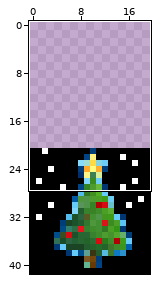
Two versions of one pixel-art sprite, src/test/resources/images/christmas-scenes/03_glitter/frame_001.png. The picture above shows the old version from afar; the outline marks the close-up.
Close-up. Old version:
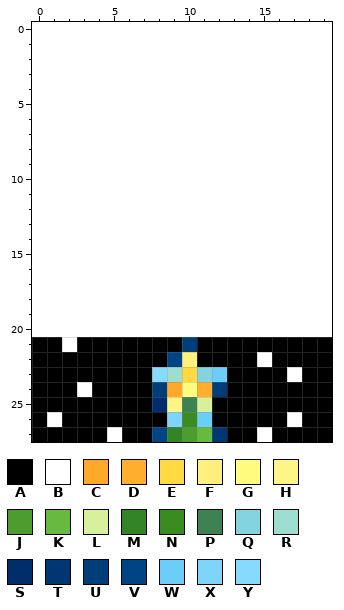
The file is 20x21 pixels. Colours within 5 levels of each other are drawn and written as one. Shown: x 0..19, y 0..27. The old version is drawn lined up with the new one, on the new canvas.
Palette (. is transparent): A #000000  B #ffffff  C #ffa829  D #ffae2d  E #ffda43  F #fff07e  G #fffc80  H #fff486  J #4c9c30  K #67ba3f  L #d8f09c  M #338427  N #3a8c21  P #3e8254  Q #83d3e0  R #9eded0  S #002e6b  T #003672  U #003e7a  V #004486  W #6ccdf9  X #7ed5f9  Y #86dafb
Pixels before, first column x 0:
21 AABAAAAAAAUAAAAAAAAA
22 AAAAAAAAAVFAAAABAAAA
23 AAAAAAAAYREQWAAAABAA
24 AAABAAAAUCGDUAAAAAAA
25 AAAAAAAASHPLAAAAAAAA
26 ABAAAAAAAXNWAAAAABAA
27 AAAAABAAVMJKTAABAAAA
The result:
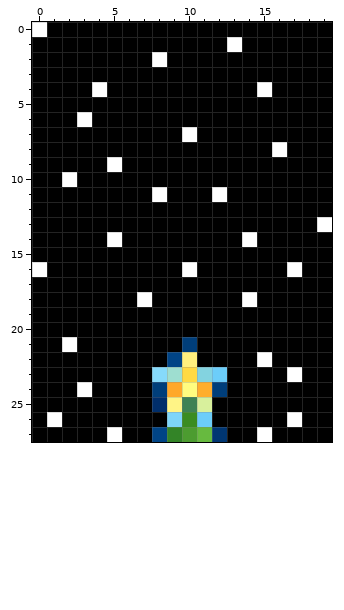
The edit:
canvas 20x21 -> 20x42, the old top-left corner now at 0,21
Changed rows in their new state; - is an unchanged pixel.
first column x 0:
 0 BAAAAAAAAAAAAAAAAAAA
 1 AAAAAAAAAAAAABAAAAAA
 2 AAAAAAAABAAAAAAAAAAA
 3 AAAAAAAAAAAAAAAAAAAA
 4 AAAABAAAAAAAAAABAAAA
 5 AAAAAAAAAAAAAAAAAAAA
 6 AAABAAAAAAAAAAAAAAAA
 7 AAAAAAAAAABAAAAAAAAA
 8 AAAAAAAAAAAAAAAABAAA
 9 AAAAABAAAAAAAAAAAAAA
10 AABAAAAAAAAAAAAAAAAA
11 AAAAAAAABAAABAAAAAAA
12 AAAAAAAAAAAAAAAAAAAA
13 AAAAAAAAAAAAAAAAAAAB
14 AAAAABAAAAAAAABAAAAA
15 AAAAAAAAAAAAAAAAAAAA
16 BAAAAAAAAABAAAAAABAA
17 AAAAAAAAAAAAAAAAAAAA
18 AAAAAAABAAAAAABAAAAA
19 AAAAAAAAAAAAAAAAAAAA
20 AAAAAAAAAAAAAAAAAAAA
Changed places in both close-ups, as pixel boxes (x1, y1, x2, y2):
added: (32, 22, 332, 337)
